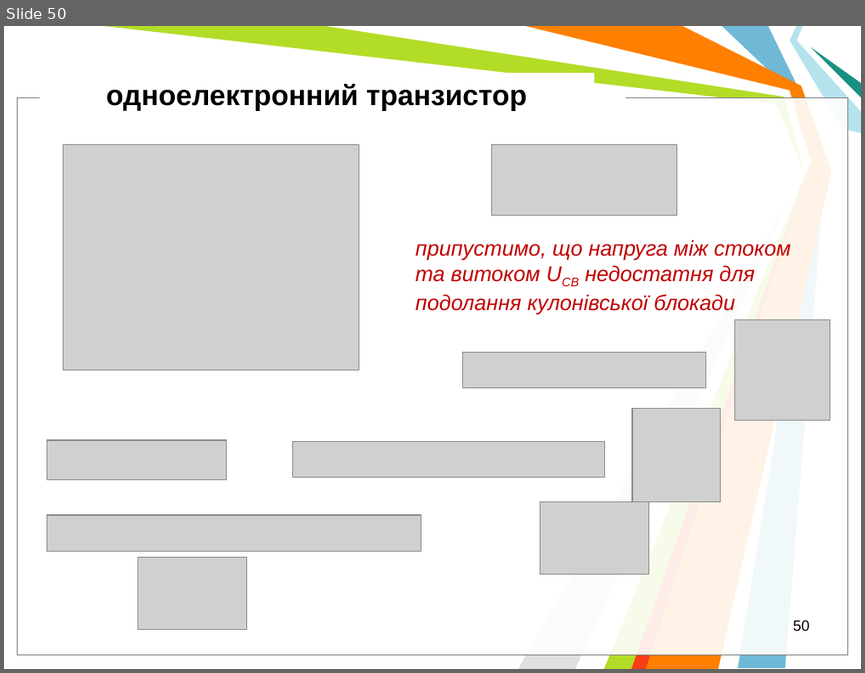
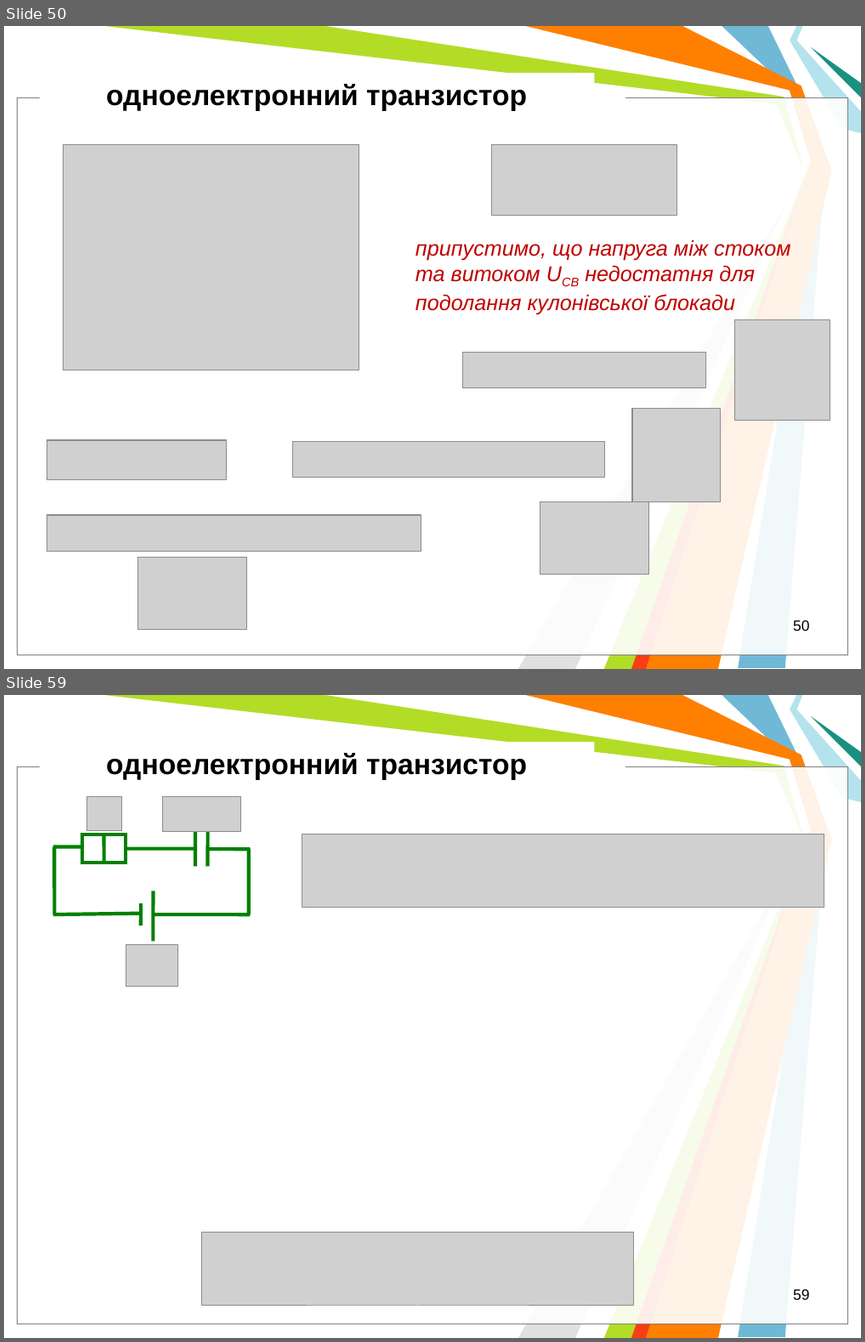
Before and after one commit to l432/NMK, a slide deck: Lecture/Nanoelectronika/Present/NanoelectronV2.ppt. Shown one above the other, each under a label of ours: slide 50 before the commit, slides 50 and 59 after it; the slides between them are not shown. The pictures are 865x673 and 865x1342 pixels, drawn with LibreOffice and Linux fonts; fonts in the diff are those of the drawing; grey boxes stand for pictures; background and template pictures are left out. Boxes give left, top, right and bottom in pixels: in the first picture for what was removed or moved away, otherwise in the second. Text is boxed around its words. In the diff, an @@ line names an element or a change of style, - is before the commit and + after.

```diff
--- a/Lecture/Nanoelectronika/Present/NanoelectronV2.ppt
+++ b/Lecture/Nanoelectronika/Present/NanoelectronV2.ppt
@@ slide 59 added at [4,695,861,1338], background #FFFFFF; not listed: 11 template elements that a slide beside it also shows @@
@@ text added at [106,753,527,780], 24 pt, text #000000, bold @@
+одноелектронний транзистор
@@ picture added at [87,796,121,830] @@
@@ picture added at [162,796,241,830] @@
@@ line added from (52, 846) to (82, 846), #008000 3 pt @@
@@ line added from (54, 846) to (54, 914), #008000 3 pt @@
@@ rectangle added at [82,834,126,862], fill #FFFFFF, outline #008000 3 pt @@
@@ line added from (104, 834) to (104, 862), #008000 3 pt @@
@@ line added from (195, 867) to (195, 831), #008000 3 pt @@
@@ line added from (208, 867) to (208, 831), #008000 3 pt @@
@@ picture added at [302,834,824,907] @@
@@ line added from (126, 848) to (194, 848), #008000 3 pt @@
@@ line added from (208, 849) to (250, 849), #008000 3 pt @@
@@ line added from (248, 848) to (248, 914), #008000 3 pt @@
@@ line added from (153, 941) to (153, 891), #008000 3 pt @@
@@ line added from (52, 914) to (141, 913), #008000 3 pt @@
@@ line added from (141, 925) to (141, 903), #008000 3 pt @@
@@ line added from (153, 914) to (250, 914), #008000 3 pt @@
@@ picture added at [126,944,178,986] @@
@@ picture added at [202,1231,634,1305] @@
@@ page number added at [793,1288,809,1299], 12.5 pt, text #000000 @@
+59
```
Also in this commit, not shown: 5 slides changed, 10 other slides added, 3 other files.
